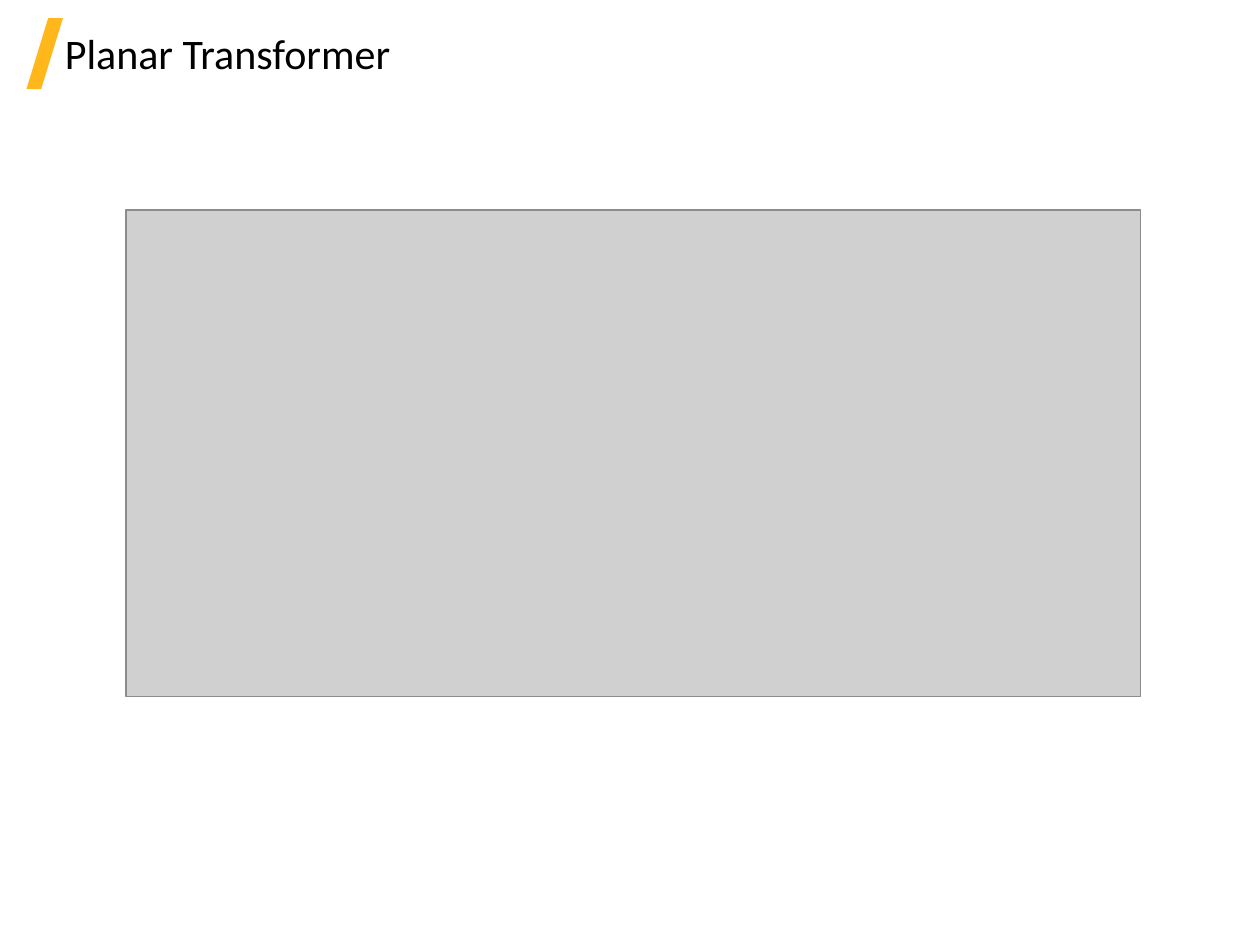
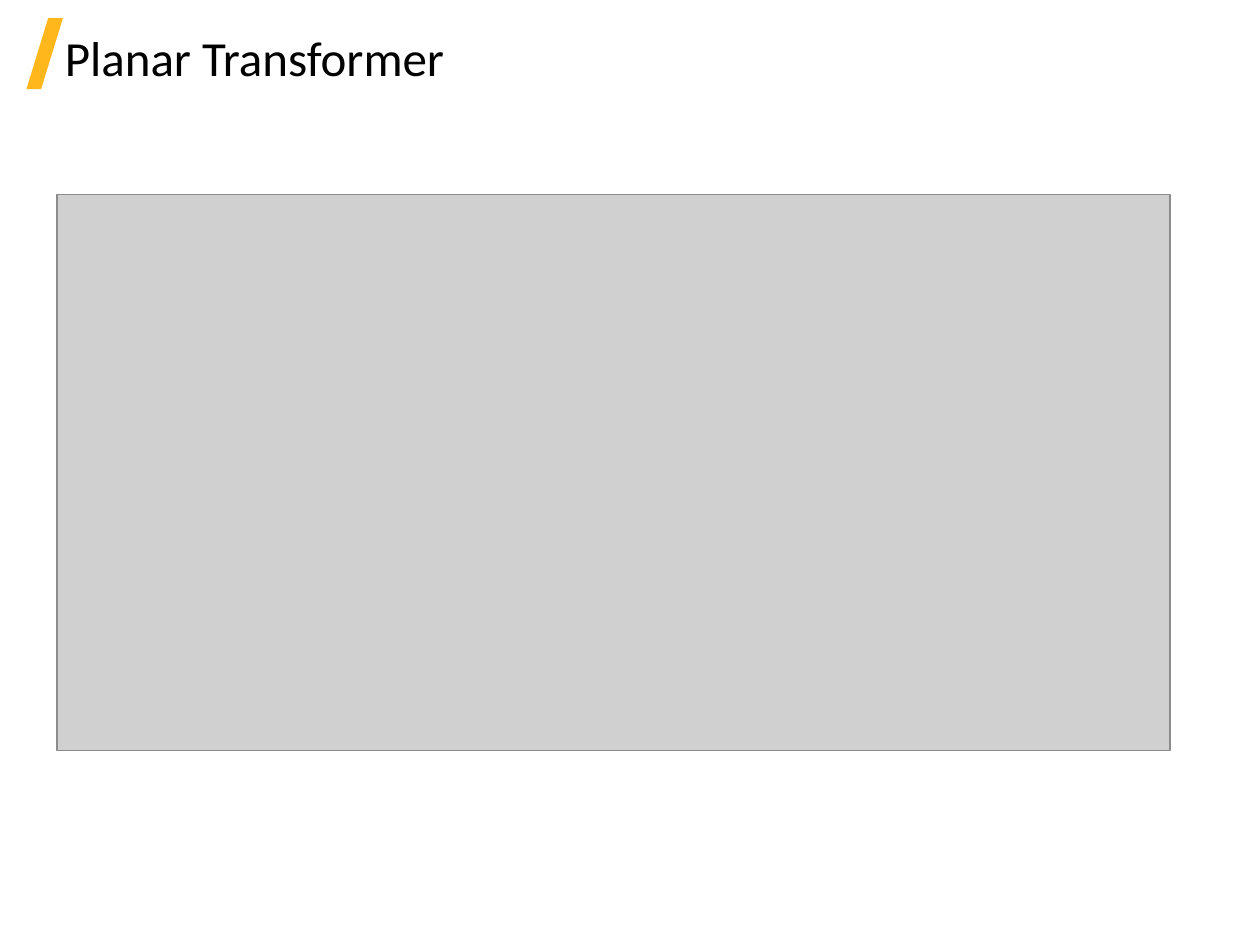
Before and after one commit to beliaev-maksim/ansys-electronic-transformer, a slide deck: slide 11 of help_source(internal)/ETK_2021R1.pptx (slide 13 before the commit). Drawn at 1260x945 pixels with LibreOffice and Linux fonts; fonts in the diff are those of the drawing; grey boxes stand for pictures; background and template pictures are left out. Boxes give left, top, right and bottom in pixels: in the first picture for what was removed or moved away, otherwise in the second. Text is boxed around its words. In the diff, an @@ line names an element or a change of style, - is before the commit and + after.

```diff
--- a/help_source(internal)/ETK_2021R1.pptx
+++ b/help_source(internal)/ETK_2021R1.pptx
@@ text "Planar Transformer" at bbox=[65, 42, 444, 77]: size 24 to 28 pt @@
@@ picture: place and size @@
-picture at bbox=[126, 210, 1140, 697]
+picture at bbox=[57, 194, 1169, 751]
```
Also in this commit, not shown: 18 other slides changed, 1 slide added, 2 slides removed, 8 other files.
